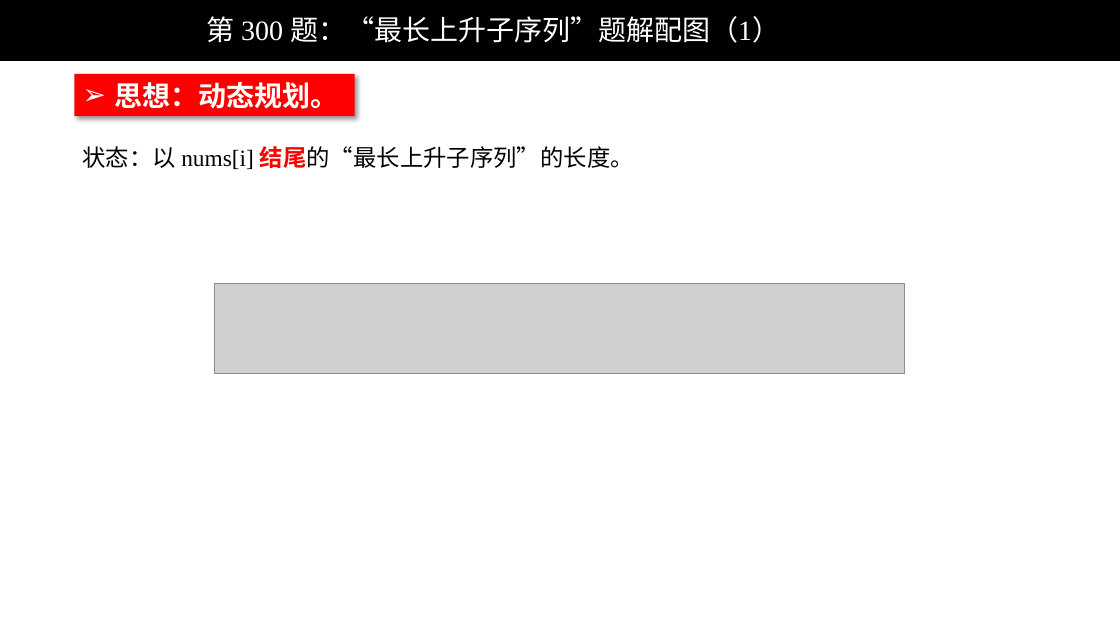
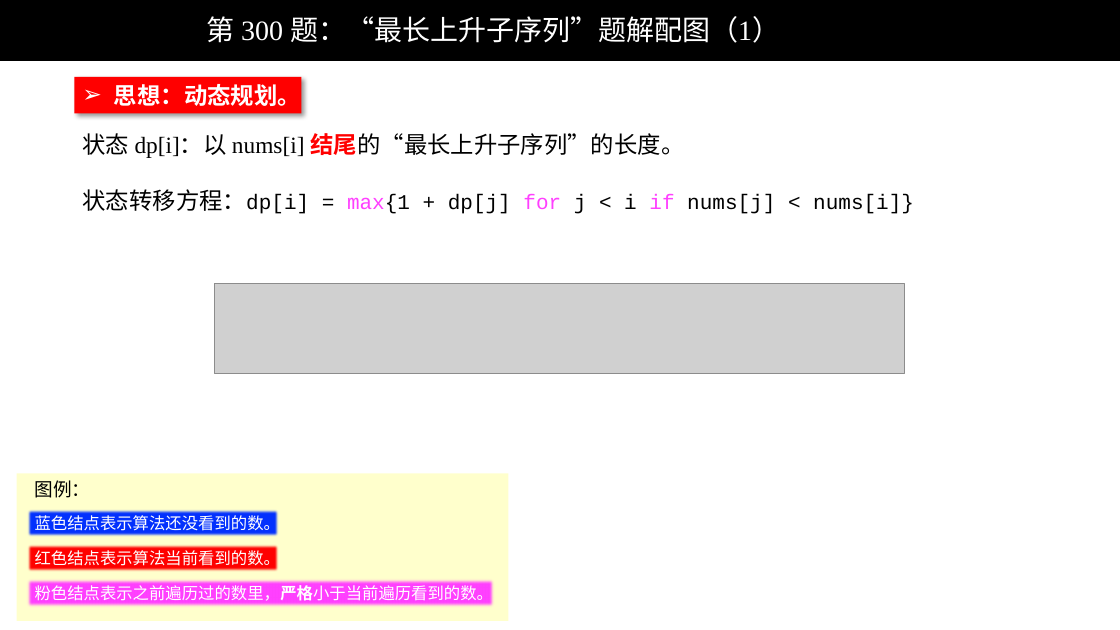
Before and after one commit to liweiwei1419/LeetCode-Solution-PPT, a slide deck: slide 1 of 0201-0300/LeetCode 第 300 题：“最长上升子序列”题解配图（动态规划）.pptx. Drawn at 1120x630 pixels with LibreOffice and Linux fonts; fonts in the diff are those of the drawing; grey boxes stand for pictures; background and template pictures are left out. Boxes give left, top, right and bottom in pixels: in the first picture for what was removed or moved away, otherwise in the second. Text is boxed around its words. In the diff, an @@ line names an element or a change of style, - is before the commit and + after.

```diff
--- a/0201-0300/LeetCode 第 300 题：“最长上升子序列”题解配图（动态规划）.pptx
+++ b/0201-0300/LeetCode 第 300 题：“最长上升子序列”题解配图（动态规划）.pptx
@@ rectangle "思想：动态规划。": place and size @@
-rectangle "思想：动态规划。" at [74,74,355,116]
+rectangle "思想：动态规划。" at [74,76,301,113]
@@ rectangle "思想：动态规划。" at [74,76,301,113]: size 24 to 20 pt @@
@@ text at [83,133,914,214]: text changed; size 20 to 18 pt; font Times New Roman to Courier New @@
-状态：以 nums[i] 结尾的“最长上升子序列”的长度。
+状态 dp[i]：以 nums[i] 结尾的“最长上升子序列”的长度。
+状态转移方程：dp[i] = max{1 + dp[j] for j < i if nums[j] < nums[i]}
@@ group added at [17,474,508,621]: 4 rectangles, 1 text @@
+蓝色结点表示算法还没看到的数。
+红色结点表示算法当前看到的数。
+粉色结点表示之前遍历过的数里，严格小于当前遍历看到的数。
+图例：
```
Also in this commit, not shown: 8 other slides changed, 2 other files.
